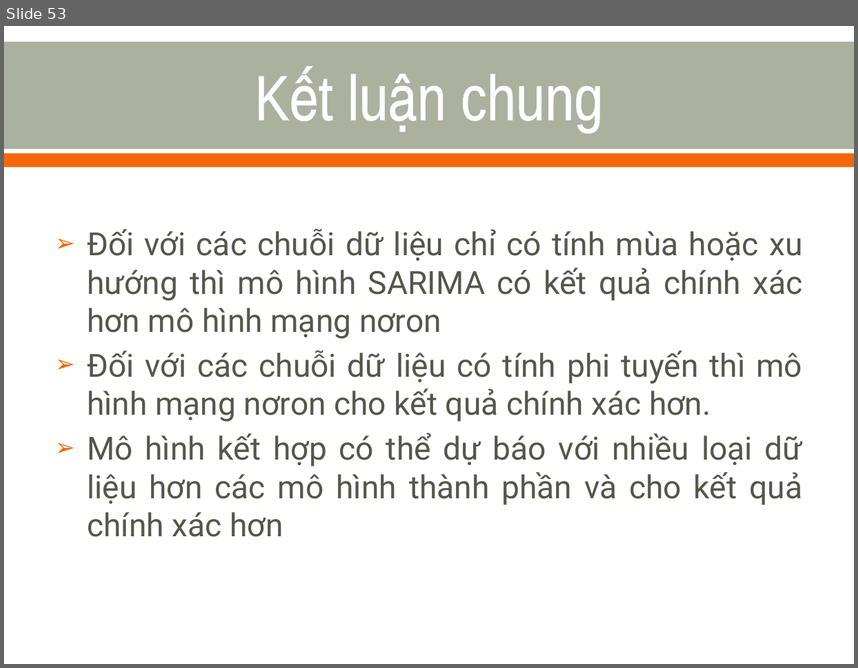
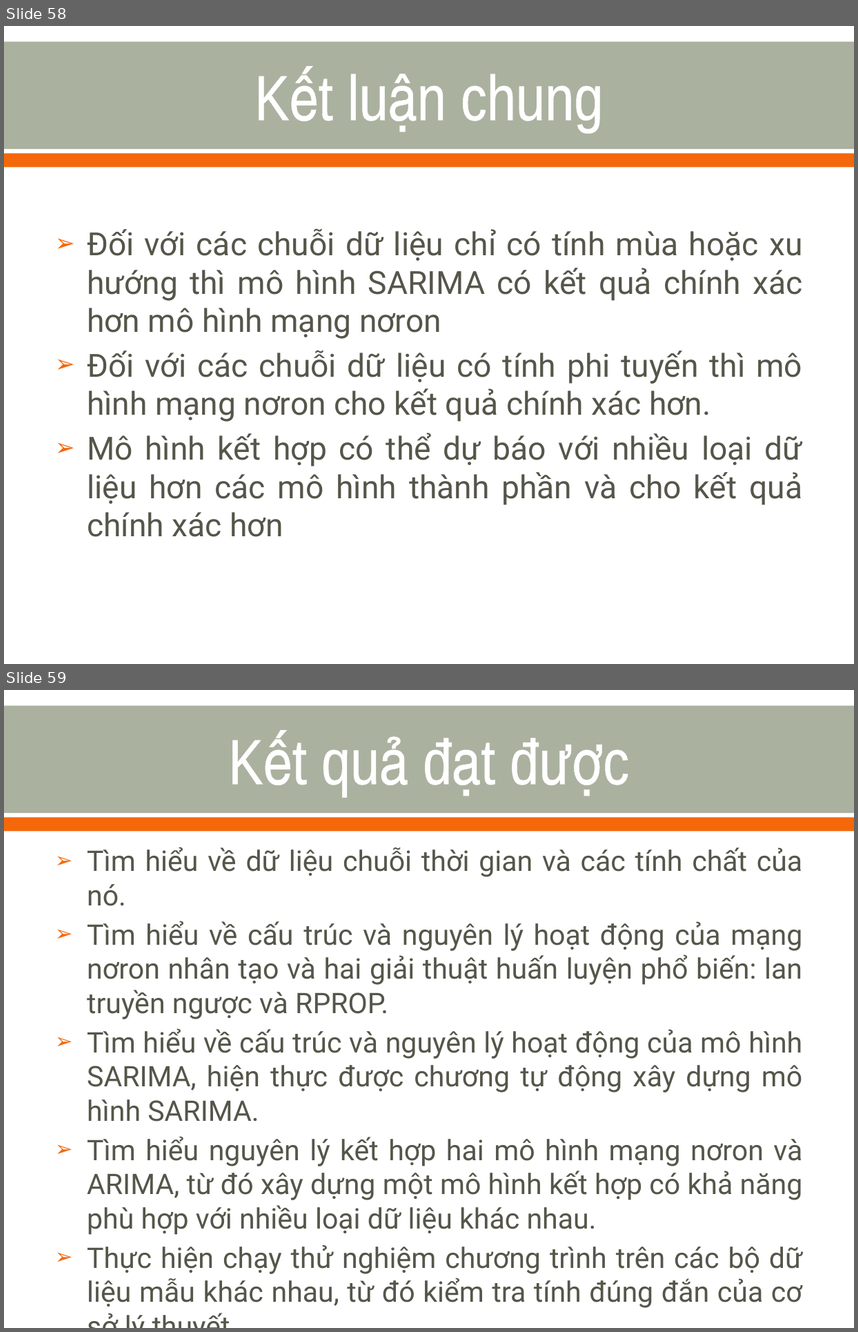
Before and after one commit to nvtthai/forecast-time-series, a slide deck: Report/Presentation.ppt. Shown one above the other, each under a label of ours: slide 53 before the commit, slides 58 and 59 after it. The pictures are 858x668 and 858x1332 pixels, drawn with LibreOffice and Linux fonts; fonts in the diff are those of the drawing. Boxes give left, top, right and bottom in pixels: in the first picture for what was removed or moved away, otherwise in the second. Text is boxed around its words. In the diff, an @@ line names an element or a change of style, - is before the commit and + after.

```diff
--- a/Report/Presentation.ppt
+++ b/Report/Presentation.ppt
@@ slide 59 added at box(4, 690, 854, 1328), background #FFFFFF; not listed: 2 template elements that a slide beside it also shows @@
@@ title added at box(47, 707, 811, 811), 54 pt, text #FFFFFF @@
+Kết quả đạt được
@@ text added at box(87, 847, 803, 1308), 24 pt, text #55554A @@
+➢ Tìm hiểu về dữ liệu chuỗi thời gian và các tính chất của nó.
+➢ Tìm hiểu về cấu trúc và nguyên lý hoạt động của mạng nơron nhân tạo và hai giải thuật huấn luyện phổ biến: lan truyền ngược và RPROP.
+➢ Tìm hiểu về cấu trúc và nguyên lý hoạt động của mô hình SARIMA, hiện thực được chương tự động xây dựng mô hình SARIMA.
+➢ Tìm hiểu nguyên lý kết hợp hai mô hình mạng nơron và ARIMA, từ đó xây dựng một mô hình kết hợp có khả năng phù hợp với nhiều loại dữ liệu khác nhau.
+➢ Thực hiện chạy thử nghiệm chương trình trên các bộ dữ liệu mẫu khác nhau, từ đó kiểm tra tính đúng đắn của cơ sở lý thuyết.
@@ what was slide 53 is now slide 58 @@
```
Also in this commit, not shown: 7 slides changed, 6 other slides added, 1 slide removed.
